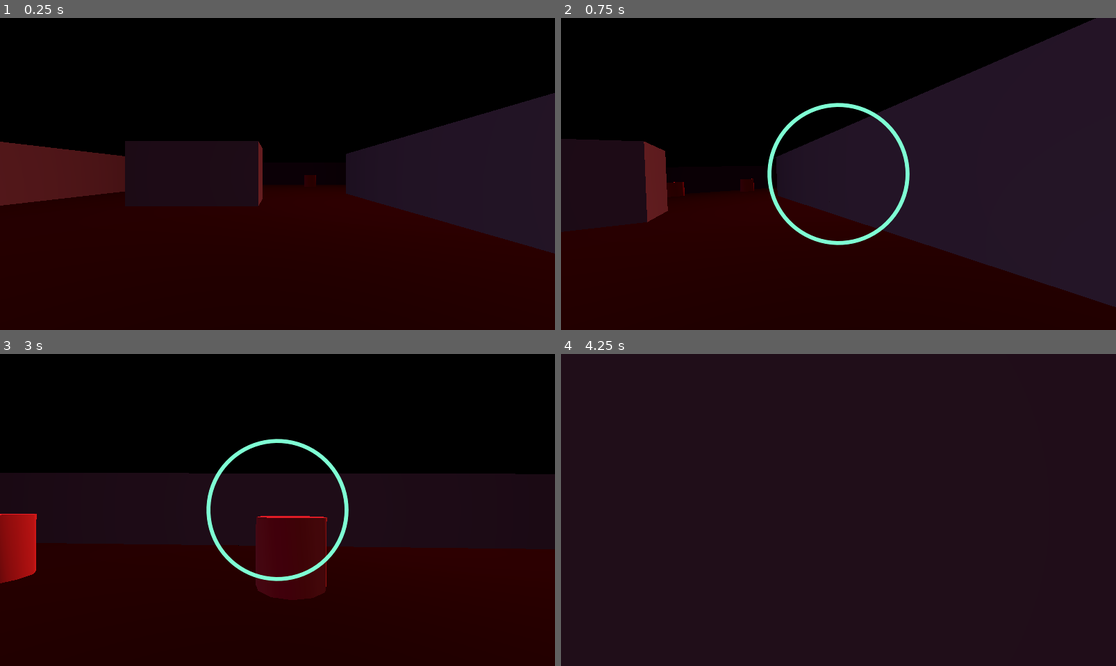
Above: before the commit, frames 1-4 (two rows, left to right).
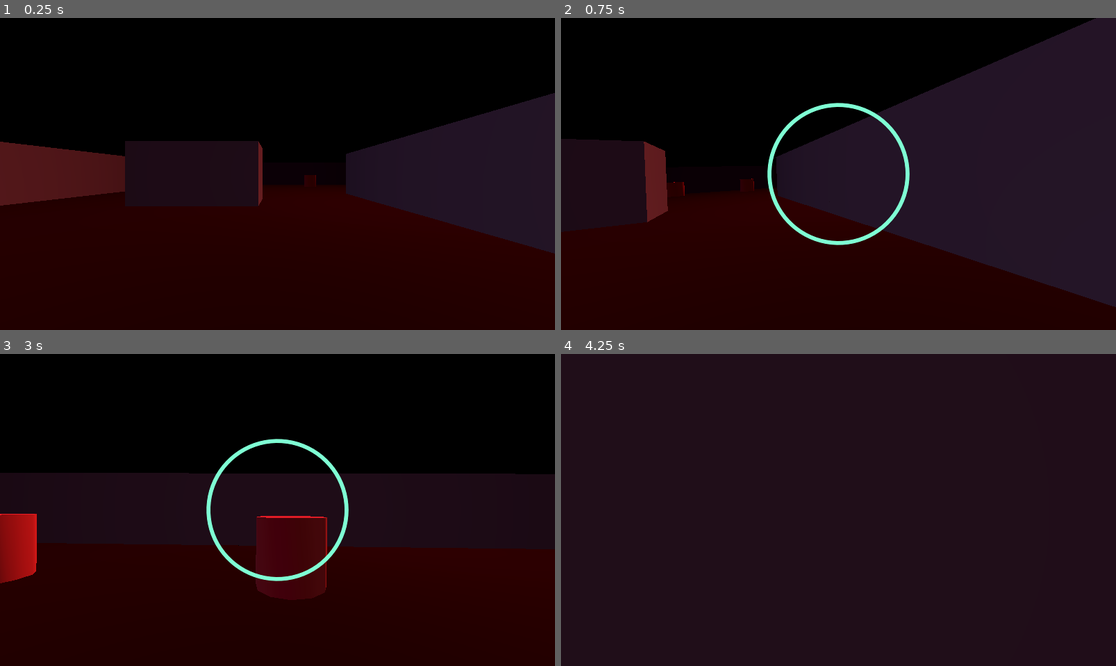
Above: after the commit, the same moments.

Repository: JeppeLindberg/foekicker
Game: Godot game, scene res://scenes/main.tscn
Same seed, same stepped clock (60 frames per second), same inputs: the game is played once before the commit and once after it.
Inputs (mouse positions are in pixels of both pictures, inside the frame that each line leads up to):
- Up to frame 1 (0.25 s): no input
- Up to frame 2 (0.75 s): tap Enter at 0.5 s; move the mouse to (960, 158) at 0.52 s; hold D (move_right) from 0.53 s (still down); click (960, 158) at 0.6 s
- Up to frame 3 (3 s): move the mouse to (249, 510) at 1.27 s; release D (move_right) at 1.28 s; hold W (move_forward) from 1.28 s (still down); click (249, 510) at 1.35 s; move the mouse to (288, 503) at 2.02 s; click (288, 503) at 2.1 s; move the mouse to (271, 516) at 2.77 s; click (271, 516) at 2.85 s
- Up to frame 4 (4.25 s): keep holding W (move_forward); move the mouse to (877, 513) at 3.52 s; click (877, 513) at 3.6 s

The runs differ from the first frame. In frame 2, less than 0.1% of the frame differs, in the area x 22-35%, y 51-55%; in frame 3, less than 0.1%, in the area x 2-59%, y 51-79%; in frame 4, nothing differs.

Commit message:
progress

Diff:
--- a/prefabs/barrel.tscn
+++ b/prefabs/barrel.tscn
@@ -1,6 +1,7 @@
-[gd_scene load_steps=7 format=3 uid="uid://cis7uomon4xln"]
+[gd_scene load_steps=8 format=3 uid="uid://cis7uomon4xln"]
 
 [ext_resource type="Script" uid="uid://dycva5has7cy0" path="res://scripts/barrel.gd" id="2_aifdq"]
+[ext_resource type="Script" uid="uid://b6bql1bmtsoqy" path="res://scripts/billboarding.gd" id="2_hnqqc"]
 [ext_resource type="Material" uid="uid://cf1ovlrnf06d5" path="res://materials/flash_white.tres" id="3_hnqqc"]
 [ext_resource type="PackedScene" uid="uid://caorka4hqulq5" path="res://prefabs/anim_take_damage.tscn" id="3_jdlnv"]
 
@@ -19,7 +20,6 @@
 collision_mask = 2
 axis_lock_linear_y = true
 axis_lock_angular_x = true
-axis_lock_angular_y = true
 axis_lock_angular_z = true
 mass = 30.0
 physics_material_override = SubResource("PhysicsMaterial_jdlnv")
@@ -29,6 +29,7 @@
 script = ExtResource("2_aifdq")
 
 [node name="visual" type="Node3D" parent="."]
+script = ExtResource("2_hnqqc")
 
 [node name="cylinder" type="CSGCylinder3D" parent="visual"]
 transform = Transform3D(1, 0, 0, 0, 1, 0, 0, 0, 1, 0, -0.25379944, 0)
@@ -41,6 +42,7 @@
 
 [node name="flash_white_visual" type="Node3D" parent="."]
 visible = false
+script = ExtResource("2_hnqqc")
 
 [node name="cylinder" type="CSGCylinder3D" parent="flash_white_visual"]
 transform = Transform3D(1, 0, 0, 0, 1, 0, 0, 0, 1, 0, -0.25379944, 0)
--- a/prefabs/enemy.tscn
+++ b/prefabs/enemy.tscn
@@ -14,6 +14,115 @@
 [sub_resource type="CylinderShape3D" id="CylinderShape3D_yfjof"]
 height = 0.6816406
 radius = 0.2998047
+
+[sub_resource type="Animation" id="Animation_geowp"]
+resource_name = "death"
+length = 5.0
+tracks/0/type = "value"
+tracks/0/imported = false
+tracks/0/enabled = true
+tracks/0/path = NodePath("visual/figurine2/figurine:position")
+tracks/0/interp = 1
+tracks/0/loop_wrap = true
+tracks/0/keys = {
+"times": PackedFloat32Array(0, 1.27, 5),
+"transitions": PackedFloat32Array(1, 1, 1),
+"update": 0,
+"values": [Vector3(0, 0, 0), Vector3(0, 0, 0), Vector3(-1.9004815e-08, -0.86955905, -3.291731e-08)]
+}
+tracks/1/type = "value"
+tracks/1/imported = false
+tracks/1/enabled = true
+tracks/1/path = NodePath("visual/figurine2/figurine:rotation")
+tracks/1/interp = 1
+tracks/1/loop_wrap = true
+tracks/1/keys = {
+"times": PackedFloat32Array(0, 0.21, 0.69),
+"transitions": PackedFloat32Array(1, 1, 1),
+"update": 0,
+"values": [Vector3(0, 0, 0), Vector3(0.7624471, 0.5235988, 0), Vector3(1.5707964, 0.5235988, 0)]
+}
+tracks/2/type = "value"
+tracks/2/imported = false
+tracks/2/enabled = true
+tracks/2/path = NodePath("visual/figurine2/figurine/root/torso/arm-left:rotation")
+tracks/2/interp = 1
+tracks/2/loop_wrap = true
+tracks/2/keys = {
+"times": PackedFloat32Array(0, 0.36, 0.69, 1),
+"transitions": PackedFloat32Array(1, 1, 1, 1),
+"update": 0,
+"values": [Vector3(0, 0, 0), Vector3(0.96720916, 0, 0), Vector3(0.96720916, 0, 0), Vector3(0, 0, 0)]
+}
+tracks/3/type = "value"
+tracks/3/imported = false
+tracks/3/enabled = true
+tracks/3/path = NodePath("visual/figurine2/figurine/root/torso/arm-right:rotation")
+tracks/3/interp = 1
+tracks/3/loop_wrap = true
+tracks/3/keys = {
+"times": PackedFloat32Array(0, 0.36, 0.69, 1),
+"transitions": PackedFloat32Array(1, 1, 1, 1),
+"update": 0,
+"values": [Vector3(0, 0, 0), Vector3(0.9096656, 0, 0), Vector3(0.9096656, 0, 0), Vector3(0, 0, 0)]
+}
+
+[sub_resource type="Animation" id="Animation_rnd4m"]
+length = 0.001
+tracks/0/type = "value"
+tracks/0/imported = false
+tracks/0/enabled = true
+tracks/0/path = NodePath("visual/figurine2/figurine:position")
+tracks/0/interp = 1
+tracks/0/loop_wrap = true
+tracks/0/keys = {
+"times": PackedFloat32Array(0),
+"transitions": PackedFloat32Array(1),
+"update": 0,
+"values": [Vector3(0, 0, 0)]
+}
+tracks/1/type = "value"
+tracks/1/imported = false
+tracks/1/enabled = true
+tracks/1/path = NodePath("visual/figurine2/figurine:rotation")
+tracks/1/interp = 1
+tracks/1/loop_wrap = true
+tracks/1/keys = {
+"times": PackedFloat32Array(0),
+"transitions": PackedFloat32Array(1),
+"update": 0,
+"values": [Vector3(0, 0, 0)]
+}
+tracks/2/type = "value"
+tracks/2/imported = false
+tracks/2/enabled = true
+tracks/2/path = NodePath("visual/figurine2/figurine/root/torso/arm-left:rotation")
+tracks/2/interp = 1
+tracks/2/loop_wrap = true
+tracks/2/keys = {
+"times": PackedFloat32Array(0),
+"transitions": PackedFloat32Array(1),
+"update": 0,
+"values": [Vector3(0, 0, 0)]
+}
+tracks/3/type = "value"
+tracks/3/imported = false
+tracks/3/enabled = true
+tracks/3/path = NodePath("visual/figurine2/figurine/root/torso/arm-right:rotation")
+tracks/3/interp = 1
+tracks/3/loop_wrap = true
+tracks/3/keys = {
+"times": PackedFloat32Array(0),
+"transitions": PackedFloat32Array(1),
+"update": 0,
+"values": [Vector3(0, 0, 0)]
+}
+
+[sub_resource type="AnimationLibrary" id="AnimationLibrary_rnd4m"]
+_data = {
+&"RESET": SubResource("Animation_rnd4m"),
+&"death": SubResource("Animation_geowp")
+}
 
 [node name="enemy" type="RigidBody3D"]
 collision_mask = 2
@@ -40,6 +149,9 @@
 [node name="figurine2" parent="visual" instance=ExtResource("1_6n8dw")]
 transform = Transform3D(1.1781574, 0, 0, 0, 1.1781574, 0, 0, 0, 1.1781574, 0, -0.47705, 0)
 
+[node name="figurine" parent="visual/figurine2" index="0"]
+transform = Transform3D(0.99999994, 0, 0, 0, 1, 0, 0, 0, 0.9999998, 0, 0, 0)
+
 [node name="leg-left" parent="visual/figurine2/figurine/root" index="0"]
 surface_material_override/0 = ExtResource("7_ikd5g")
 
@@ -96,7 +208,13 @@
 normal_visual = NodePath("../visual")
 flash_white_visual = NodePath("../flash_white")
 
+[node name="animation_override" type="AnimationPlayer" parent="."]
+libraries = {
+&"": SubResource("AnimationLibrary_rnd4m")
+}
+
 [connection signal="body_entered" from="." to="." method="_on_body_entered"]
+[connection signal="animation_finished" from="animation_override" to="." method="_on_animation_finished"]
 
 [editable path="visual/figurine2"]
 [editable path="flash_white/figurine3"]
--- a/scripts/barrel.gd
+++ b/scripts/barrel.gd
@@ -11,13 +11,15 @@
 
 
 func _process(delta: float) -> void:
-	if control < 1.0:
+	linear_damp = 0.0
+
+	if control < 10.0:
 		var regain_control_mult = 1.0
-		if linear_velocity.length() < 0.4:
+		if linear_velocity.length() < 2.0 or control > 0.2:
+			regain_control_mult *= 2.0
+			linear_damp = 2.0
+		elif linear_velocity.length() < 0.04 or control > 0.5:
 			regain_control_mult *= 5.0
-			linear_damp = 2.0
-		elif linear_velocity.length() < 0.04:
-			regain_control_mult *= 50.0
 			linear_damp = 3.0
 		control += regain_control_mult * delta
 
--- a/scripts/enemy.gd
+++ b/scripts/enemy.gd
@@ -6,10 +6,12 @@
 @onready var bullet_emitter = get_node('bullet_emitter')
 @onready var navigation_grid = get_node('/root/main/navigation_grid')
 @onready var pathfinding = get_node('pathfinding')
+@onready var animation_override = get_node('animation_override')
 
 @export var patrol_zone:Area3D
 @export var ignore_player = false
 
+@export var health = 5
 
 var state = 'idle'
 
@@ -18,6 +20,7 @@
 
 var hesitation_time = 0.0
 var control = 1.0
+var dead = false
 
 
 func _ready() -> void:
@@ -25,7 +28,9 @@
 	add_to_group('bullet_immune')
 
 func _process(delta: float) -> void:
-	linear_damp = 0.0
+	if not dead:
+		linear_damp = 0.0
+
 	match state:
 		'idle':
 			evaluate_idle_state(delta)
@@ -36,13 +41,15 @@
 		'falling':
 			evaluate_falling_state(delta)
 
-	if ignore_player:
+	if ignore_player or dead:
 		bullet_emitter.emitting = false
 		return
 
 	bullet_emitter.emitting = player_detector.detecting_player
 
 func _integrate_forces(_state: PhysicsDirectBodyState3D) -> void:
+	if dead:
+		return
 	if not custom_integrator:
 		return
 
@@ -55,6 +62,9 @@
 			look_at(player.global_position)
 
 func kick(kick_source_node):
+	if dead:
+		return
+
 	var kick_direction = (global_position - kick_source_node.global_position) * Vector3(1.0, 0.0, 1.0).normalized()
 
 	start_falling_state()
@@ -73,7 +83,19 @@
 func take_damage():
 	take_damage_anim.play('take_damage')
 
+	health -= 1
+
+	if health <= 0 and not dead:
+		dead = true
+		if control < 0.2:
+			control = 0.2
+		animation_override.play('death')
+
+
 func evaluate_idle_state(delta):
+	if dead:
+		return
+
 	move_direction = Vector3.ZERO
 
 	var go_to_new_state = false
@@ -95,7 +117,7 @@
 			regain_control_mult *= 2.0
 			linear_damp = 2.0
 		elif linear_velocity.length() < 0.04 or control > 0.5:
-			regain_control_mult *= 50.0
+			regain_control_mult *= 5.0
 			linear_damp = 3.0
 		control += regain_control_mult * delta
 	else:
@@ -113,6 +135,9 @@
 	pathfinding.set_target_node(target_grid_node)
 
 func start_idle_state():
+	if dead:
+		return
+
 	custom_integrator = true
 	hesitation_time = 0.0
 	state = 'idle'
@@ -130,3 +155,7 @@
 	match state:
 		'patrol':
 			start_idle_state()
+
+func _on_animation_finished(anim_name: StringName) -> void:
+	if anim_name == 'death':
+		queue_free()
Not shown: 1 places in prefabs/enemy.tscn that only renumber resources
